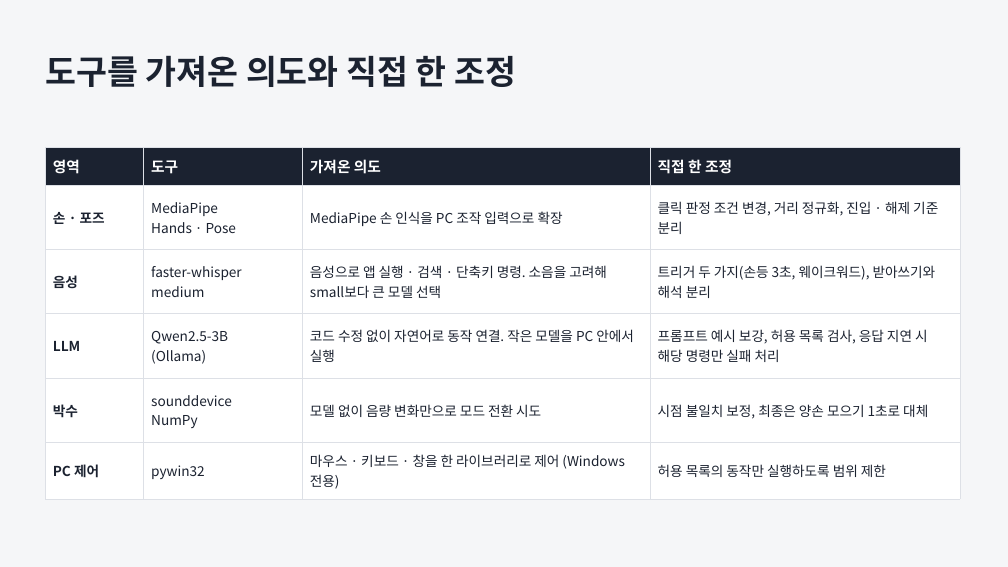
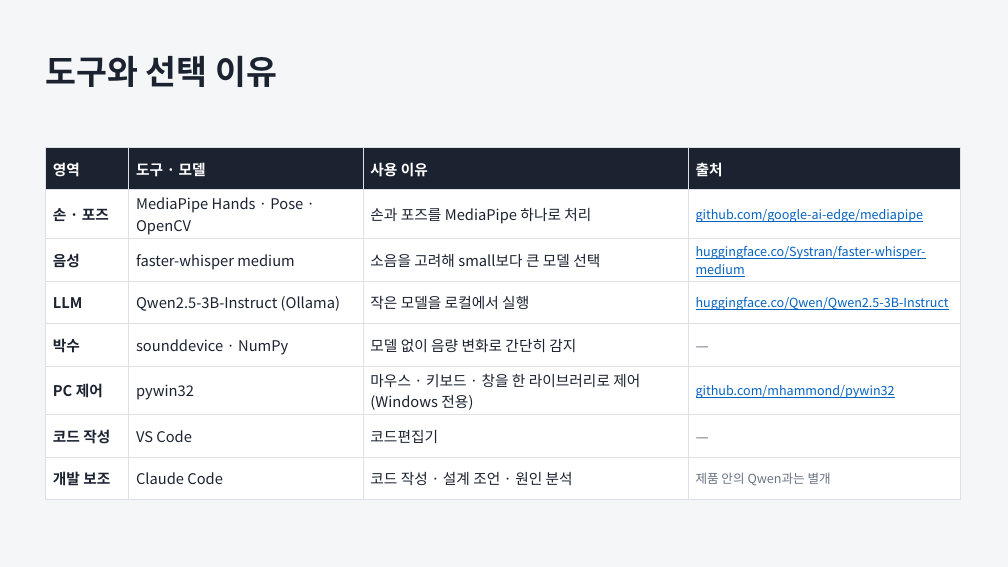
Before and after one commit to JungUH-0/JungPra, a slide deck: slide 6 of pythonpra/myproject/ppt/assistant_portfolio.pptx. Drawn at 1008x567 pixels with LibreOffice and Linux fonts; fonts in the diff are those of the drawing. Boxes give left, top, right and bottom in pixels: in the first picture for what was removed or moved away, otherwise in the second. Text is boxed around its words. In the diff, an @@ line names an element or a change of style, - is before the commit and + after.

```diff
--- a/pythonpra/myproject/ppt/assistant_portfolio.pptx
+++ b/pythonpra/myproject/ppt/assistant_portfolio.pptx
@@ text at <box>45,55,277,87</box>: text changed @@
-도구를 가져온 의도와 직접 한 조정
+도구와 선택 이유
@@ table at <box>45,147,960,490</box> @@
-row 1: 영역 | 도구 | 가져온 의도 | 직접 한 조정
-row 2: 손 · 포즈 | MediaPipe / Hands · Pose | MediaPipe 손 인식을 PC 조작 입력으로 확장 | 클릭 판정 조건 변경, 거리 정규화, 진입 · 해제 기준 분리
-row 3: 음성 | faster-whisper / medium | 음성으로 앱 실행 · 검색 · 단축키 명령. 소음을 고려해 small보다 큰 모델 선택 | 트리거 두 가지(손등 3초, 웨이크워드), 받아쓰기와 해석 분리
-row 4: LLM | Qwen2.5-3B / (Ollama) | 코드 수정 없이 자연어로 동작 연결. 작은 모델을 PC 안에서 실행 | 프롬프트 예시 보강, 허용 목록 검사, 응답 지연 시 해당 명령만 실패 처리
-row 5: 박수 | sounddevice / NumPy | 모델 없이 음량 변화만으로 모드 전환 시도 | 시점 불일치 보정, 최종은 양손 모으기 1초로 대체
-row 6: PC 제어 | pywin32 | 마우스 · 키보드 · 창을 한 라이브러리로 제어 (Windows 전용) | 허용 목록의 동작만 실행하도록 범위 제한
+row 1: 영역 | 도구 · 모델 | 사용 이유 | 출처
+row 2: 손 · 포즈 | MediaPipe Hands · Pose · OpenCV | 손과 포즈를 MediaPipe 하나로 처리 | github.com/google-ai-edge/mediapipe
+row 3: 음성 | faster-whisper medium | 소음을 고려해 small보다 큰 모델 선택 | huggingface.co/Systran/faster-whisper-medium
+row 4: LLM | Qwen2.5-3B-Instruct (Ollama) | 작은 모델을 로컬에서 실행 | huggingface.co/Qwen/Qwen2.5-3B-Instruct
+row 5: 박수 | sounddevice · NumPy | 모델 없이 음량 변화로 간단히 감지 | —
+row 6: PC 제어 | pywin32 | 마우스 · 키보드 · 창을 한 라이브러리로 제어 (Windows 전용) | github.com/mhammond/pywin32
+row 7: 코드 작성 | VS Code | 코드편집기 | —
+row 8: 개발 보조 | Claude Code | 코드 작성 · 설계 조언 · 원인 분석 | 제품 안의 Qwen과는 별개
```
Also in this commit, not shown: 2 other slides changed, 2 other files.
